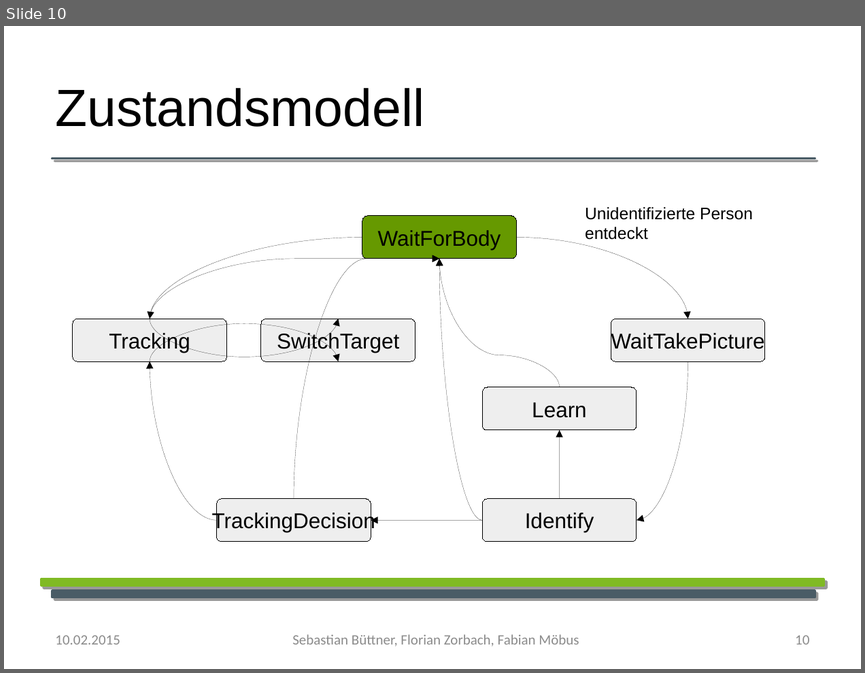
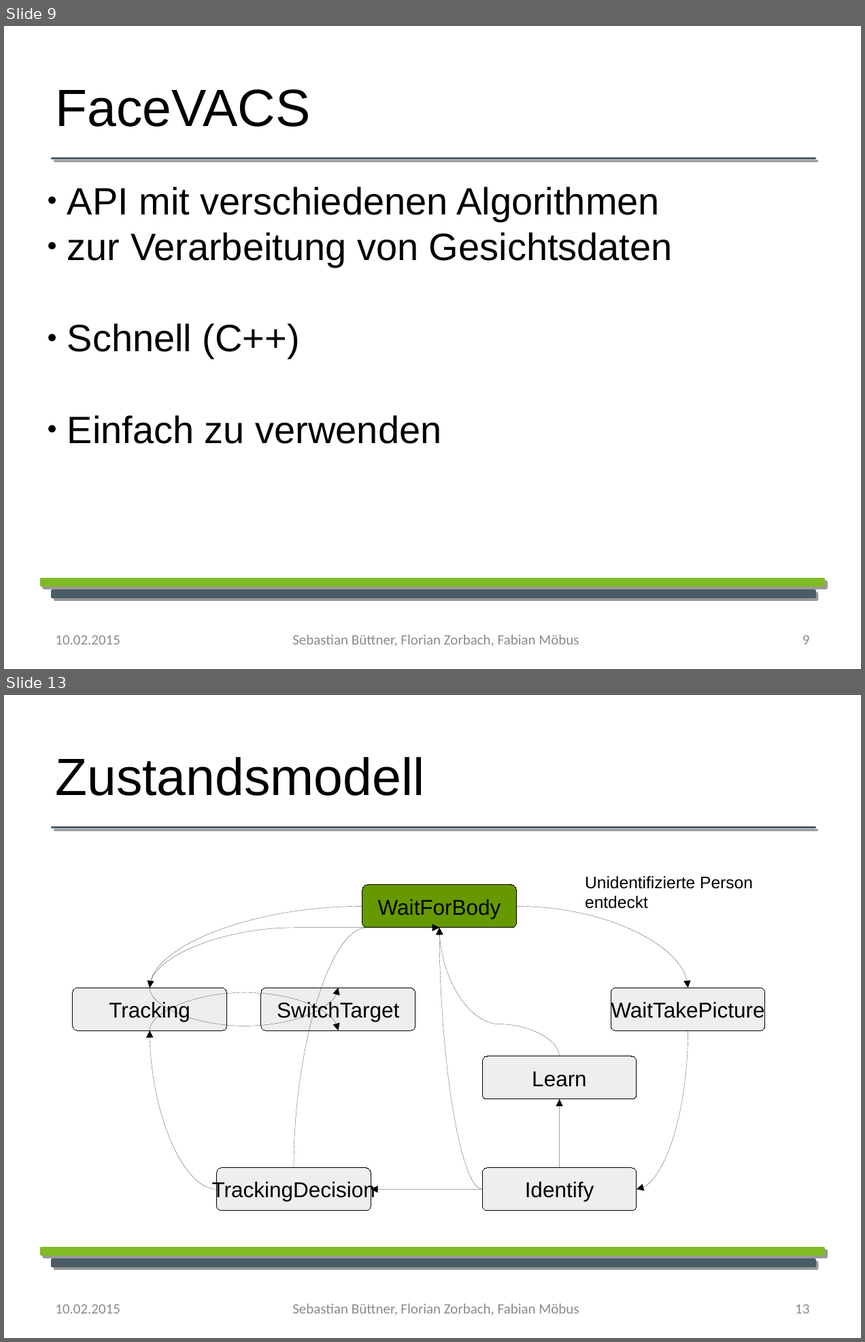
Before and after one commit to YoloSoftDE/YoloTrack, a slide deck: Documentation/Biometrie_praesentation.odp. Shown one above the other, each under a label of ours: slide 10 before the commit, slides 9 and 13 after it; the slides between them are not shown. The pictures are 865x673 and 865x1342 pixels, drawn with LibreOffice and Linux fonts; fonts in the diff are those of the drawing; background and template pictures are left out. Boxes give left, top, right and bottom in pixels: in the first picture for what was removed or moved away, otherwise in the second. Text is boxed around its words. In the diff, an @@ line names an element or a change of style, - is before the commit and + after.

```diff
--- a/Documentation/Biometrie_praesentation.odp
+++ b/Documentation/Biometrie_praesentation.odp
@@ slide 9 added at (4,26,861,669), background #FFFFFF; not listed: 3 template elements that a slide beside it also shows @@
@@ text added at (55,89,310,127), 44 pt, text #000000 @@
+FaceVACS
@@ subtitle added at (67,186,672,444), 32 pt, text #000000 @@
+● API mit verschiedenen Algorithmen
+● zur Verarbeitung von Gesichtsdaten
+● Schnell (C++)
+● Einfach zu verwenden
@@ text added at (55,635,120,644), 12 pt, text #8B8B8B @@
+10.02.2015
@@ text added at (292,634,579,646), 12 pt, text #8B8B8B @@
+Sebastian Büttner, Florian Zorbach, Fabian Möbus
@@ page number added at (802,635,810,644), 12 pt, text #8B8B8B @@
+9
@@ what was slide 10 is now slide 13 @@
@@ page number at (795,1304,809,1313): text changed @@
-10
+13
```
Also in this commit, not shown: 13 slides changed, 2 other slides added.
